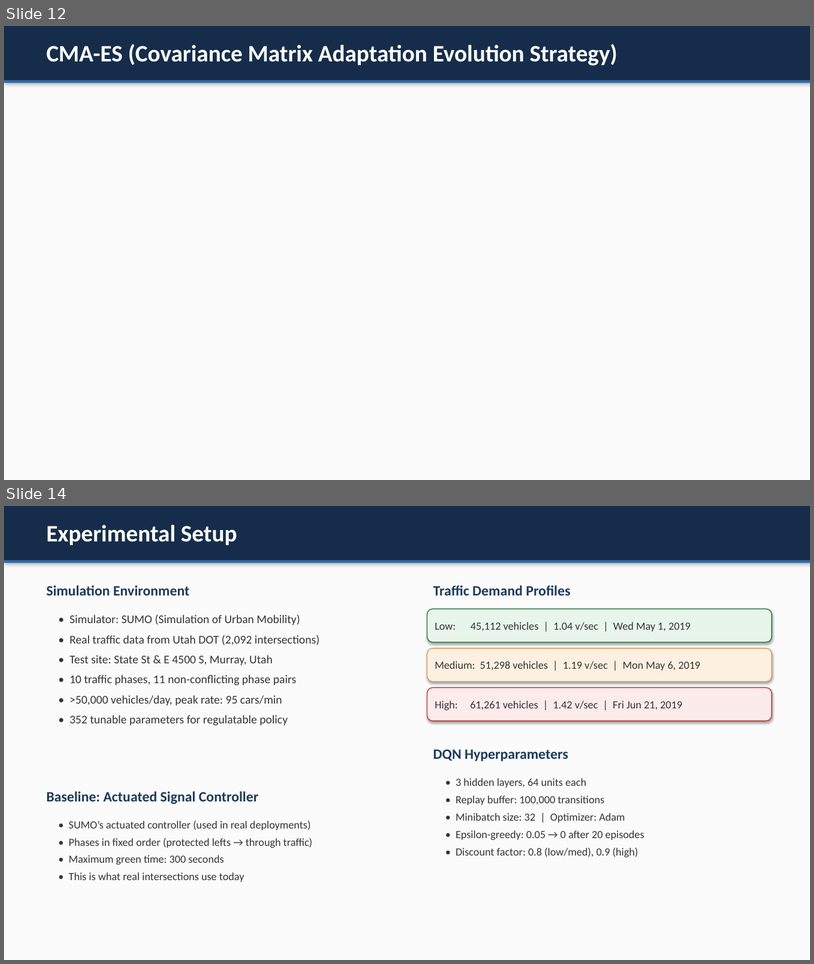
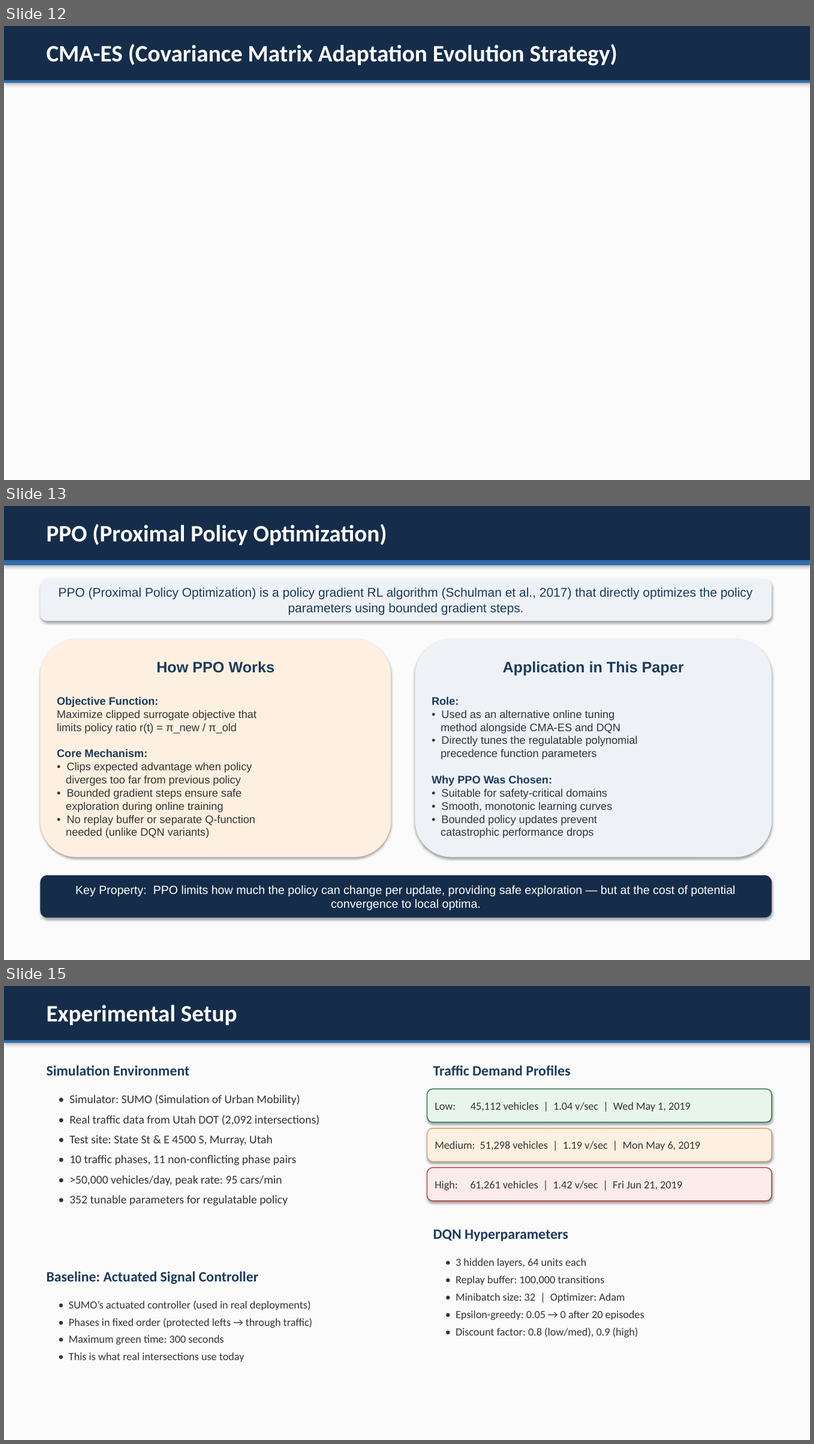
Before and after one commit to naaz-verma/python_projects, a slide deck: Traffic_Signal_Control_Presentationgroup.pptx. Shown one above the other, each under a label of ours: slides 12 and 14 before the commit, slides 12, 13 and 15 after it; the slides between them are not shown. The pictures are 814x964 and 814x1444 pixels, drawn with LibreOffice and Linux fonts; fonts in the diff are those of the drawing. Boxes give left, top, right and bottom in pixels: in the first picture for what was removed or moved away, otherwise in the second. Text is boxed around its words. In the diff, an @@ line names an element or a change of style, - is before the commit and + after.

```diff
--- a/Traffic_Signal_Control_Presentationgroup.pptx
+++ b/Traffic_Signal_Control_Presentationgroup.pptx
@@ slide 13 added at bbox=[4, 506, 810, 960], background #FBFBFB @@
@@ rectangle added at bbox=[4, 506, 810, 561], fill #152D4A @@
@@ text added at bbox=[47, 524, 387, 545], 28 pt, text #FFFFFF, bold @@
+PPO (Proximal Policy Optimization)
@@ rectangle added at bbox=[4, 561, 810, 563], fill #2B6CB3 @@
@@ rectangle added at bbox=[4, 563, 810, 565], fill #2B6CB3 @@
@@ rounded rectangle added at bbox=[40, 579, 772, 621], fill #EEF2F7, 15 pt, text #1B3A5C @@
+PPO (Proximal Policy Optimization) is a policy gradient RL algorithm (Schulman et al., 2017) that directly optimizes the policy parameters using bounded gradient steps.
@@ rounded rectangle added at bbox=[40, 639, 391, 857], fill #FDF0E0, 13 pt, text #333333 @@
+How PPO Works
+Objective Function:
+Maximize clipped surrogate objective that
+limits policy ratio r(t) = π_new / π_old
+Core Mechanism:
+• Clips expected advantage when policy
+diverges too far from previous policy
+• Bounded gradient steps ensure safe
+exploration during online training
+• No replay buffer or separate Q-function
+needed (unlike DQN variants)
@@ rounded rectangle added at bbox=[416, 639, 772, 857], fill #EEF2F7, 13 pt, text #333333 @@
+Application in This Paper
+Role:
+• Used as an alternative online tuning
+method alongside CMA-ES and DQN
+• Directly tunes the regulatable polynomial
+precedence function parameters
+Why PPO Was Chosen:
+• Suitable for safety-critical domains
+• Smooth, monotonic learning curves
+• Bounded policy updates prevent
+catastrophic performance drops
@@ rounded rectangle added at bbox=[40, 875, 772, 918], fill #152D4A, 14 pt, text #FFFFFF @@
+Key Property: PPO limits how much the policy can change per update, providing safe exploration — but at the cost of potential convergence to local optima.
@@ what was slide 14 is now slide 15 @@
```
Also in this commit, not shown: 1 other slide added, 1 slide removed, 1 other file.
